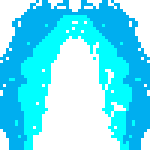
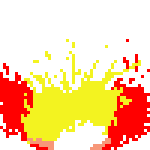
The second w=150, h=150 image is a revision of the first. Changes to its layers:
hid "Layer 2", painted on it over [left=0, top=0, right=150, bottom=150]
painted on "Layer 1" over [left=0, top=0, right=150, bottom=150]
